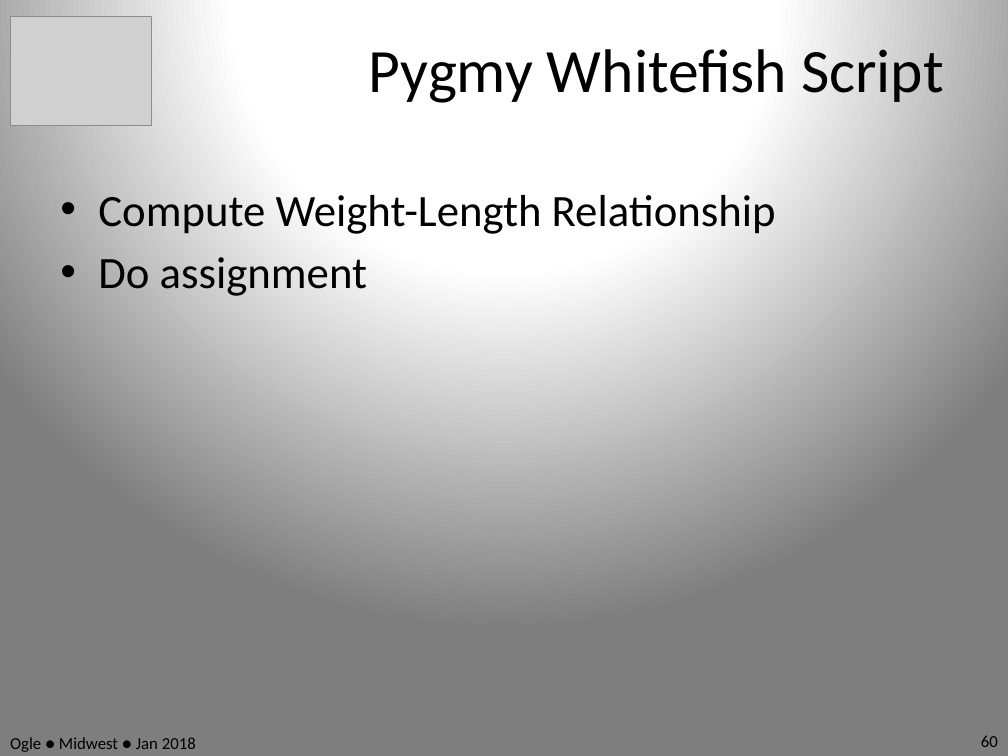
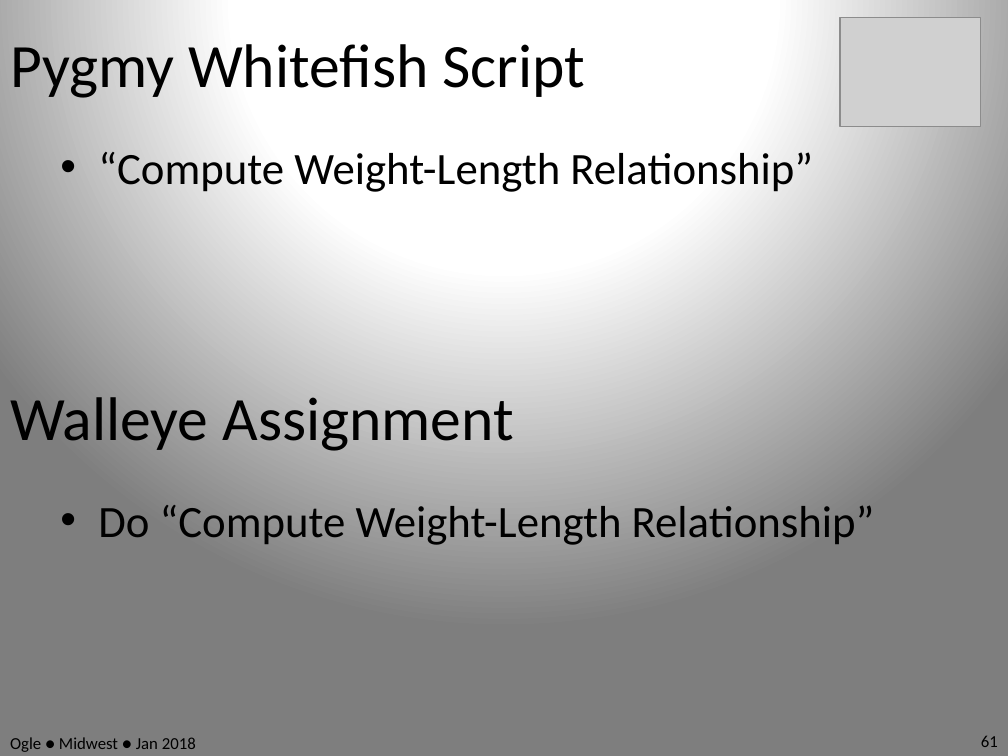
Before and after one commit to anhnguyendepocen/RcourseMidwest2018, a slide deck: slide 61 of Slides.pptx (slide 60 before the commit). Drawn at 1008x756 pixels with LibreOffice and Linux fonts; fonts in the diff are those of the drawing; grey boxes stand for pictures. Boxes give left, top, right and bottom in pixels: in the first picture for what was removed or moved away, otherwise in the second. Text is boxed around its words. In the diff, an @@ line names an element or a change of style, - is before the commit and + after.

```diff
--- a/Slides.pptx
+++ b/Slides.pptx
@@ text "Pygmy Whitefish Script": place and size @@
-text "Pygmy Whitefish Script" at <box>369,49,944,103</box>
+text "Pygmy Whitefish Script" at <box>10,44,585,98</box>
@@ text "Pygmy Whitefish Script" at <box>10,44,585,98</box>: alignment centre to left @@
@@ picture: place and size @@
-picture at <box>10,17,151,126</box>
+picture at <box>840,17,981,126</box>
@@ text at <box>98,152,813,192</box>: text changed @@
-• Compute Weight-Length Relationship
-• Do assignment
+• “Compute Weight-Length Relationship”
@@ text added at <box>10,397,513,451</box>, 44 pt, text #000000 @@
+Walleye Assignment
@@ text added at <box>98,505,875,545</box>, 32 pt, text #000000 @@
+• Do “Compute Weight-Length Relationship”
@@ page number at <box>981,735,998,747</box>: text changed @@
-60
+61
```
Also in this commit, not shown: 58 other slides changed, 1 slide added, 1 slide removed.
